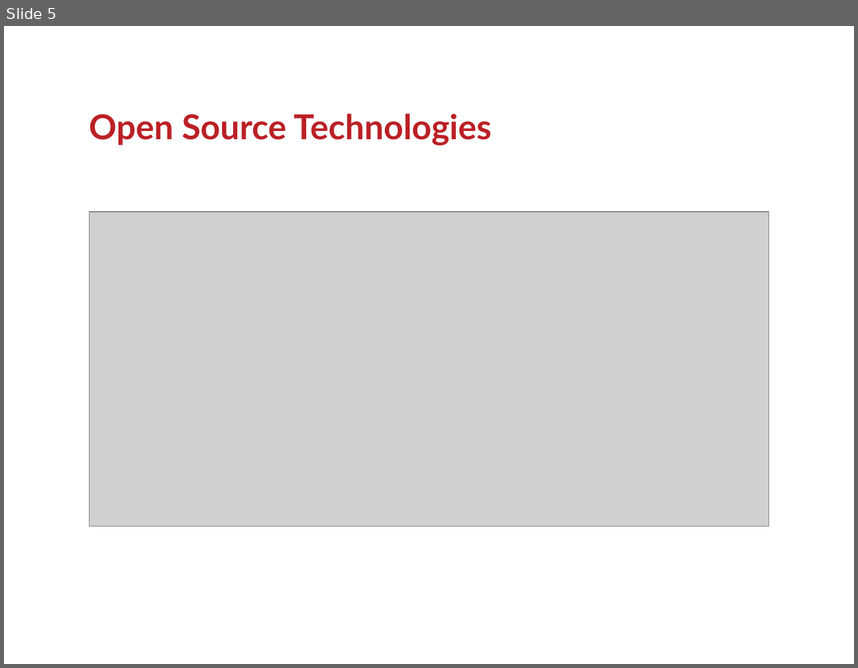
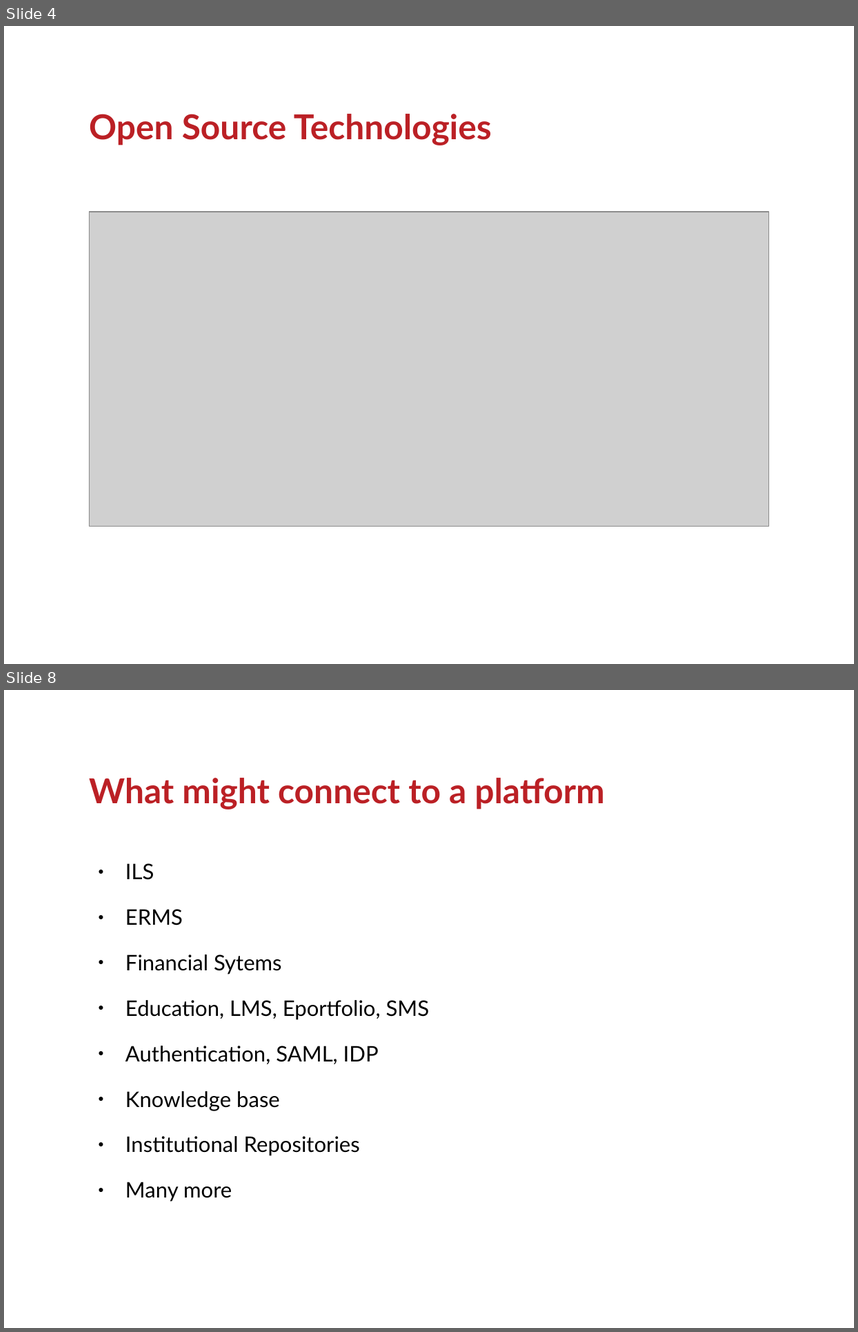
Before and after one commit to ranginui/presentation, a slide deck: kohaconclave2017/keynote.odp. Shown one above the other, each under a label of ours: slide 5 before the commit, slides 4 and 8 after it; the slides between them are not shown. The pictures are 858x668 and 858x1332 pixels, drawn with LibreOffice and Linux fonts; fonts in the diff are those of the drawing; grey boxes stand for pictures; background and template pictures are left out. Boxes give left, top, right and bottom in pixels: in the first picture for what was removed or moved away, otherwise in the second. Text is boxed around its words. In the diff, an @@ line names an element or a change of style, - is before the commit and + after.

```diff
--- a/kohaconclave2017/keynote.odp
+++ b/kohaconclave2017/keynote.odp
@@ slide 8 added at (4,690,854,1328), background #FFFFFF @@
@@ title added at (89,778,604,809), 32 pt, text #BB2025, bold @@
+What might connect to a platform
@@ text added at (125,863,430,1201), 20 pt, text #000000 @@
+● ILS
+● ERMS
+● Financial Sytems
+● Education, LMS, Eportfolio, SMS
+● Authentication, SAML, IDP
+● Knowledge base
+● Institutional Repositories
+● Many more
@@ what was slide 5 is now slide 4 @@
```
Also in this commit, not shown: 4 other slides added, 2 slides removed.
